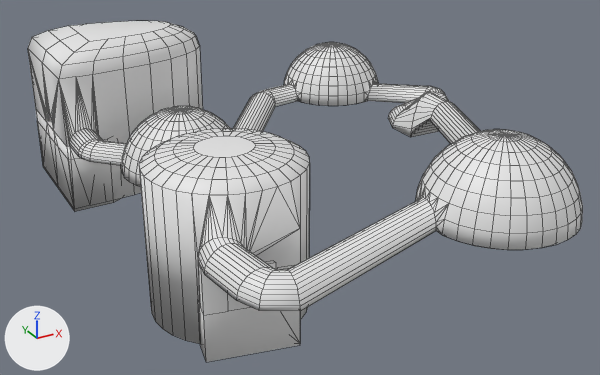
An edit to the FBX model VR Project 2018/Assets/LevelMeshes/LiverLevel.fbx, drawn before and after from the same camera.
Camera for both pictures: a 50 mm lens placed at (17.9, -138.7, 75.8), pointed at (99.1, 9.0, 1.9). The axes (+X, +Y, +Z) are drawn at lower left. The lights are the same throughout. Mesh edges are drawn as thin lines. Materials are left out; every surface is plain grey. Where no turn or scale is listed for an object, it has been applied to the vertices.

In view in the first picture: 'LiverClimb', 'LiverLevel', 'LiverPlatform'.
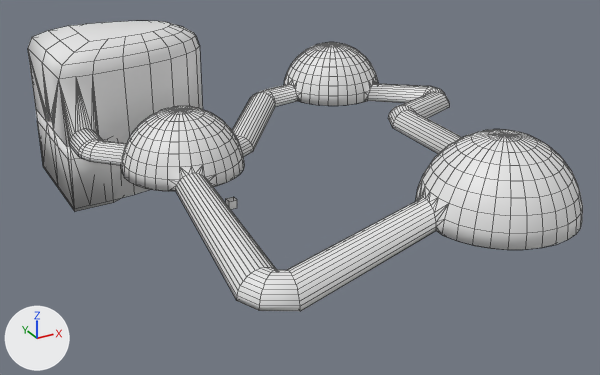
What changed in the scene script:
```text
Change me_cube:
    used by ob_liverclimb; location = (62.8, -41.3, 6.7); rotation_euler = (0.0, 0.0, -0.196), in degrees (0, 0, -11); scale = (7.28, 2.3, 4.05)
    remove me_cube.from_pydata(...)  # 69 vertices, 58 faces; spans x -1.0..1.0, y -1.0..1.0, z -1.0..2.93
    add me_cube.from_pydata(...)  # 8 vertices, 6 faces; spans x -1.0..1.0, y -1.0..1.0, z -1.0..1.0
    me_cube part 3
    61 vertices are removed from x -1.0..1.0, y -1.0..1.0, z 1.0..2.93
    57 faces are deleted
    5 new faces join them
    me_cube part 4: the surface is now shaded flat
Change me_cylinder_003:
    used by ob_liverlevel; location = (58.6, 66.2, 6.1)
    remove me_cylinder_003.from_pydata(...)  # 1575 vertices, 1656 faces; spans x -6.3..91.9, y -127.1..16.2, z -17.1..25.5
    add me_cylinder_003.from_pydata(...)  # 1311 vertices, 1404 faces; spans x -2.7..91.9, y -127.1..16.2, z -17.1..25.5
    me_cylinder_003 part 1
    52 vertices are removed from x 62.8..70.1, y -73.2..-66.8, z 6.8..16.6
    60 faces are deleted
    17 new faces join them
    me_cylinder_003 part 2
    212 vertices are removed from x -6.3..19.9, y -111.1..-81.5, z -3.3..24.1
    226 faces are deleted
    17 new faces join them
Change ob_liverclimb:
    ob_liverclimb.rotation_euler: (0.0, 0.0, -0.196) -> (0.0, 0.0, 0.0)  # degrees (0, 0, -11) -> degrees (0, 0, 0)
    ob_liverclimb.scale: (7.28, 2.3, 4.05) -> (1.0, 1.0, 1.0)
    ob_liverclimb.location: (62.8, -41.3, 6.7) -> (87.4, 20.1, -3.8)
```

Location of each change, (x1, y1, x2, y2) in pixels of the pictures (600 x 375 px):
'LiverLevel', reshaped (10% shorter)
    before: (28, 21, 583, 344)
    after: (28, 21, 583, 311)
'LiverClimb', reshaped, moved, turned, rescaled
    before: (198, 261, 300, 362)
    after: (226, 197, 237, 209)
part 1 of me_cylinder_003, cut back
    before: (392, 92, 480, 144)
    after: (392, 110, 462, 154)
part 2 of me_cylinder_003, cut back
    before: (139, 129, 310, 344)
    after: (176, 173, 276, 300)
part 3 of me_cube, cut back
    before: (198, 261, 300, 362)
    after: (226, 197, 237, 209)
